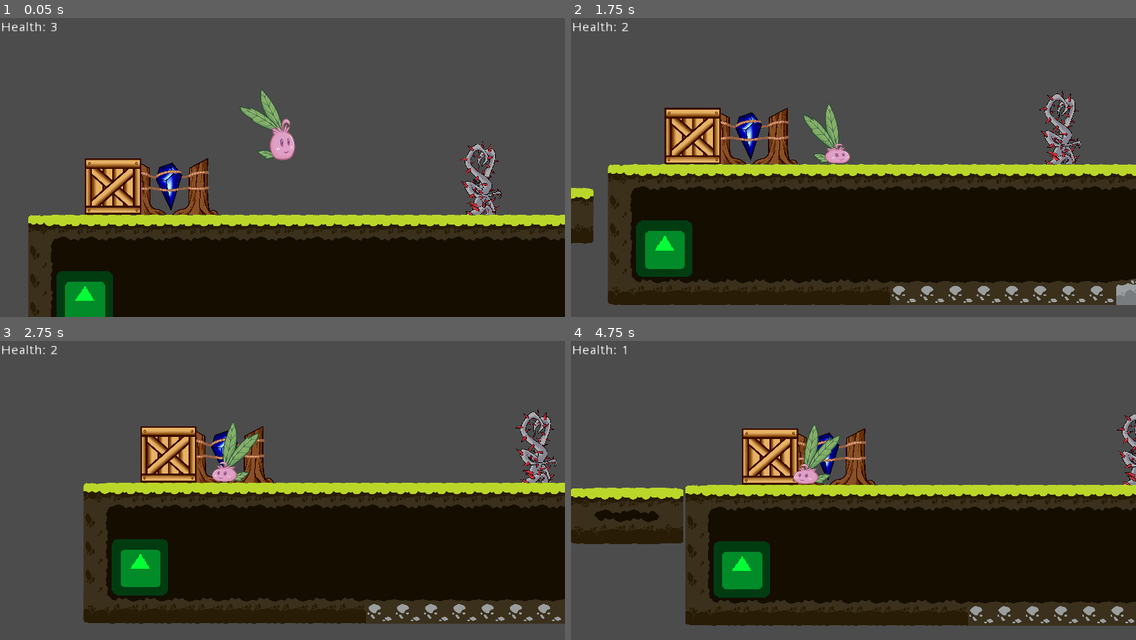
Above: before the commit, frames 1-4 (two rows, left to right).
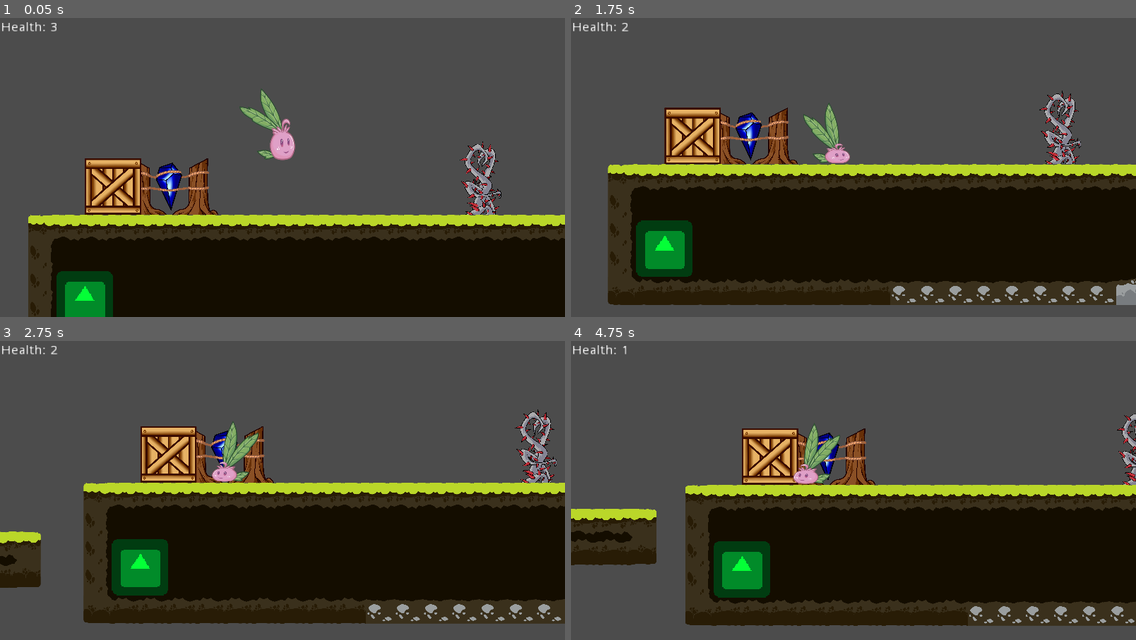
Above: after the commit, the same moments.

Repository: DamianKoch1/OnionsAdventure
Game: Godot game, scene res://Levels/Prototype.tscn
Same seed, same stepped clock (60 frames per second), same inputs: the game is played once before the commit and once after it. The project has no main scene, so this scene is started directly. The engine's default icon, where the game draws it, is replaced by a stand-in: a white triangle on a blue panel in a dark square.
Inputs:
- Up to frame 1 (0.05 s): no input
- Up to frame 2 (1.75 s): hold Right (ui_right) from 0.53 s (still down); tap Space (jump) at 0.6, 0.77, 1.07, 1.52, 1.55 s; tap E (push) at 1.35 s
- Up to frame 3 (2.75 s): tap Space (jump) at 1.82, 2.1 s; release Right (ui_right) at 2.03 s; hold Left (ui_left) from 2.03 s (still down)
- Up to frame 4 (4.75 s): release Left (ui_left) at 2.78 s; hold Right (ui_right) 2.78-4.28 s; tap E (push) at 2.85, 4.35 s; tap Space (jump) at 3.02, 3.05, 3.32, 3.6, 3.77, 4.07, 4.52, 4.55 s; hold Left (ui_left) from 4.28 s (still down)

Frame 1 is identical in both runs. In frame 2, 0.7% of the frame differs, in the area x 0-4%, y 56-76%; in frame 3, 1.3%; in frame 4, 3.5%, in the area x 0-100%, y 37-75%.

Commit message:
box correctly behaves on moving platforms

Diff:
--- a/Levels/Level 1.tscn
+++ b/Levels/Level 1.tscn
@@ -18,7 +18,7 @@
 [ext_resource path="res://Assets/Trees/asset_tree_stump_large_1.png" type="Texture" id=16]
 [ext_resource path="res://Assets/Stones/asset_stone_large_2.png" type="Texture" id=17]
 
-[node name="Node2D" index="0" instance=ExtResource( 1 )]
+[node name="Node2D" instance=ExtResource( 1 )]
 
 _sections_unfolded = [ "Transform" ]
 
--- a/Levels/Prototype.tscn
+++ b/Levels/Prototype.tscn
@@ -17,7 +17,7 @@
 [ext_resource path="res://Objects/Obstacles/DamagingObstacle.tscn" type="PackedScene" id=15]
 [ext_resource path="res://Assets/asset_vine_thorns_1.png" type="Texture" id=16]
 
-[node name="Node" type="Node"]
+[node name="Node" type="Node" index="0"]
 
 [node name="Goal" parent="." index="0" instance=ExtResource( 1 )]
 
@@ -103,8 +103,7 @@
 
 [node name="EarthStone2" parent="." index="6" instance=ExtResource( 5 )]
 
-editor/display_folded = true
-position = Vector2( 1120, 352 )
+position = Vector2( 1120, 576 )
 platformSpeed = 2
 
 [node name="TileMap" parent="EarthStone2" index="0"]
@@ -113,7 +112,7 @@
 
 [node name="State2" parent="EarthStone2" index="2"]
 
-position = Vector2( 5.72205e-006, 224 )
+position = Vector2( 5.72205e-006, -320 )
 scale = Vector2( 3.2, 3.2 )
 
 [node name="EarthStone3" parent="." index="7" instance=ExtResource( 5 )]
@@ -139,7 +138,7 @@
 position = Vector2( -224, 544 )
 script = ExtResource( 7 )
 _sections_unfolded = [ "Transform" ]
-platformSpeed = 2
+platformSpeed = 0.8
 
 [node name="TileMap" parent="EarthStone5" index="0" instance=ExtResource( 8 )]
 
@@ -151,7 +150,7 @@
 
 [node name="State2" type="Position2D" parent="EarthStone5" index="2"]
 
-position = Vector2( 160, -256 )
+position = Vector2( 160, -288 )
 scale = Vector2( 3.2, 3.2 )
 _sections_unfolded = [ "Transform" ]
 
@@ -176,11 +175,13 @@
 
 [node name="Rope" parent="." index="12" instance=ExtResource( 11 )]
 
-position = Vector2( 1440, -320 )
+position = Vector2( 1440, -288 )
 
 [node name="Box" parent="." index="13" instance=ExtResource( 12 )]
 
 position = Vector2( 96, 224 )
+z_index = 5
+_sections_unfolded = [ "Z Index" ]
 
 [node name="Checkpoint" parent="." index="14" instance=ExtResource( 13 )]
 
--- a/Objects/Box/Box.gd
+++ b/Objects/Box/Box.gd
@@ -5,11 +5,14 @@
 export var brakeSpeed = 0.08
 onready var isPushed = false
 export var gravity = 12
+onready var worldNode = get_parent()
+onready var ray = $RayCast2D
 
 func _physics_process(delta):
+	rayUpdate()
 	if isPushed == true:
 		motion.x = player.motion.x
-		if abs(player.motion.y) >= 20 || abs(motion.y) >= 20:
+		if abs(player.motion.y) >= 25 || abs(motion.y) >= 25:
 			isPushed = false
 	else:
 		motion.x = lerp(motion.x, 0, brakeSpeed)
@@ -25,3 +28,24 @@
 			elif isPushed == false:
 				isPushed = true
 				global_position.x = global_position.x + (global_position.x - player.global_position.x)/4.2
+
+func rayUpdate():
+	ray.force_raycast_update()
+	if ray.is_colliding():
+		var col = ray.get_collider()
+		if col.get_class() == "Area2D":
+			ray.add_exception(col)
+		if global_position.distance_to(ray.get_collision_point()) <= 40:
+			attachTo(col)
+		elif global_position.distance_to(ray.get_collision_point()) > 40:
+			attachTo(worldNode)
+	else:
+		attachTo(worldNode)
+
+func attachTo(obj):
+	if obj.get_class() != "Area2D" && obj != get_parent():
+		var transf = get_global_transform()
+		get_parent().remove_child(self)
+		obj.add_child(self)
+		set_global_transform(transf)
+		rotation_degrees = 0
--- a/Objects/Box/Box.tscn
+++ b/Objects/Box/Box.tscn
@@ -50,4 +50,13 @@
 scale = Vector2( 1, 0.52833 )
 shape = SubResource( 2 )
 
+[node name="RayCast2D" type="RayCast2D" parent="." index="3"]
+
+z_index = 5
+enabled = true
+exclude_parent = true
+cast_to = Vector2( 0, 50 )
+collision_mask = 1
+_sections_unfolded = [ "Z Index" ]
+
 [connection signal="body_entered" from="Area2D" to="." method="_on_Area2D_body_entered"]
--- a/Objects/Runes/EarthStone.gd
+++ b/Objects/Runes/EarthStone.gd
@@ -4,7 +4,7 @@
 onready var pos1 = $State1.global_position
 onready var pos2 = $State2.global_position
 
-export var platformSpeed = 2
+export (float) var platformSpeed = 2
 
 var moveDistance = 0
 var offset = 0
--- a/Player/Player.gd
+++ b/Player/Player.gd
@@ -49,16 +49,15 @@
 			global_scale.y = 0.5
 			newAnim = "Onion_JumpDown"
 		climb:
-			#cimb anim
+			#cimb anim?
 			newAnim = "Onion_Idle"
 		dead:
+			#death anim
 			rotation_degrees = 90
 			$AnimationPlayer.stop()
 
 func _ready():
 	setState(idle)
-
-
 
 func _physics_process(delta):
 	if state != dead:
@@ -92,7 +91,6 @@
 			motion.x = 0
 
 		if is_on_floor():
-
 			if motion.x == 0 && state != climb:
 				setState(idle)
 			if Input.is_action_just_pressed("jump"):
@@ -123,7 +121,7 @@
 		attachTo(worldNode)
 
 func attachTo(obj):
-	if obj.get_class() != "Area2D":
+	if obj.get_class() != "Area2D" && obj.get_class() != "KinematicBody2D":
 		var transf = get_global_transform()
 		get_parent().remove_child(self)
 		obj.add_child(self)
